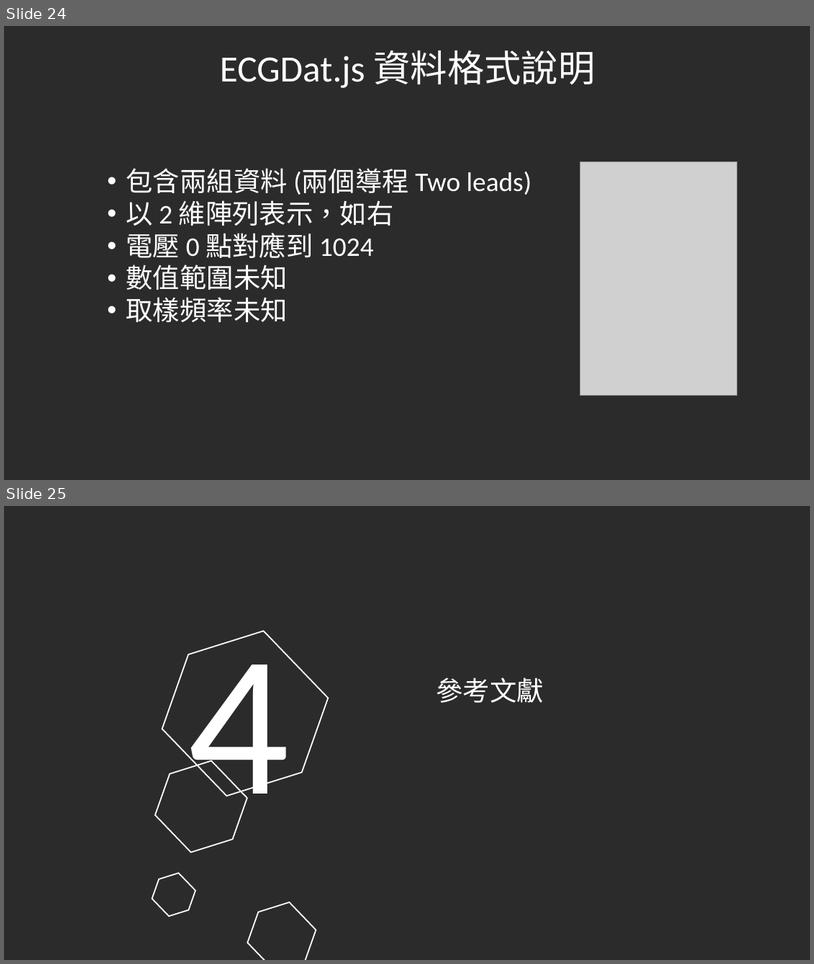
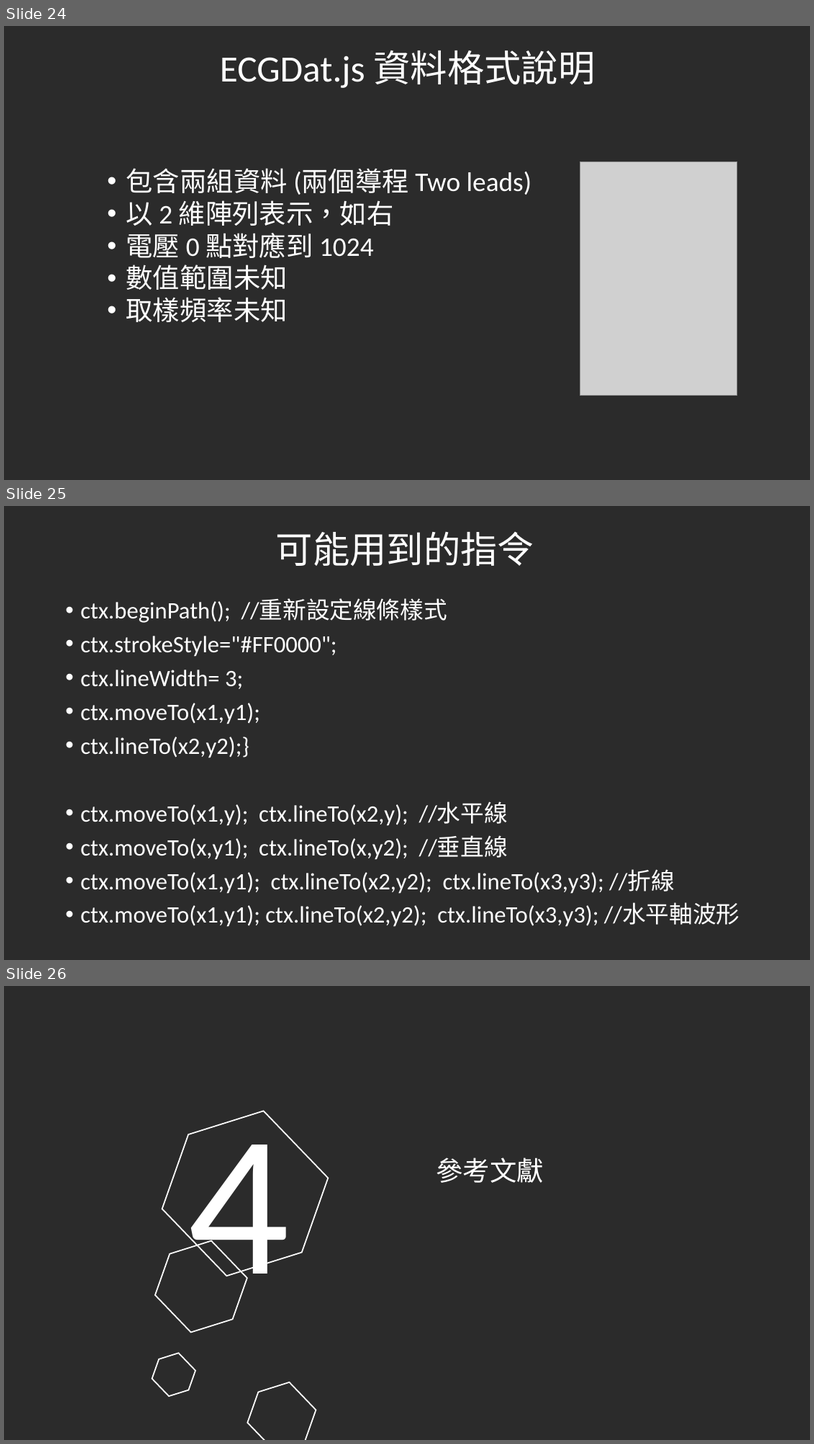
Before and after one commit to mos2718/FHIR_PACS, a slide deck: HTML5Canvas/HTMLCanvasIntroduction.pptx. Shown one above the other, each under a label of ours: slides 24 and 25 before the commit, slides 24, 25 and 26 after it. The pictures are 814x964 and 814x1444 pixels, drawn with LibreOffice and Linux fonts; fonts in the diff are those of the drawing; grey boxes stand for pictures; background and template pictures are left out; a plain dark background stands for a picture behind light text. Boxes give left, top, right and bottom in pixels: in the first picture for what was removed or moved away, otherwise in the second. Text is boxed around its words. In the diff, an @@ line names an element or a change of style, - is before the commit and + after.

```diff
--- a/HTML5Canvas/HTMLCanvasIntroduction.pptx
+++ b/HTML5Canvas/HTMLCanvasIntroduction.pptx
@@ slide 25 added at <box>4,506,810,960</box>, background picture (left out) @@
@@ title added at <box>276,532,535,566</box>, 44 pt, text #FFFFFF @@
+可能用到的指令
@@ text added at <box>80,599,740,926</box>, 28 pt, text #FFFFFF @@
+• ctx.beginPath(); //重新設定線條樣式
+• ctx.strokeStyle="#FF0000";
+• ctx.lineWidth= 3;
+• ctx.moveTo(x1,y1);
+• ctx.lineTo(x2,y2);}
+• ctx.moveTo(x1,y); ctx.lineTo(x2,y); //水平線
+• ctx.moveTo(x,y1); ctx.lineTo(x,y2); //垂直線
+• ctx.moveTo(x1,y1); ctx.lineTo(x2,y2); ctx.lineTo(x3,y3); //折線
+• ctx.moveTo(x1,y1); ctx.lineTo(x2,y2); ctx.lineTo(x3,y3); //水平軸波形
@@ what was slide 25 is now slide 26 @@
```
